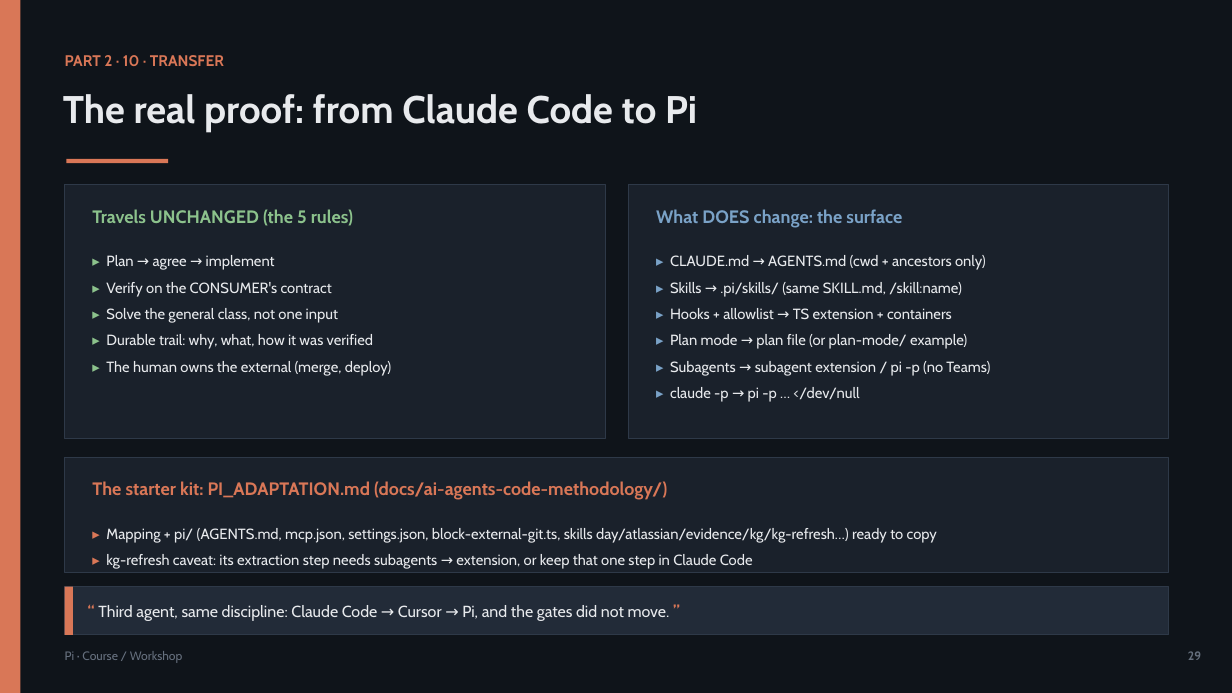
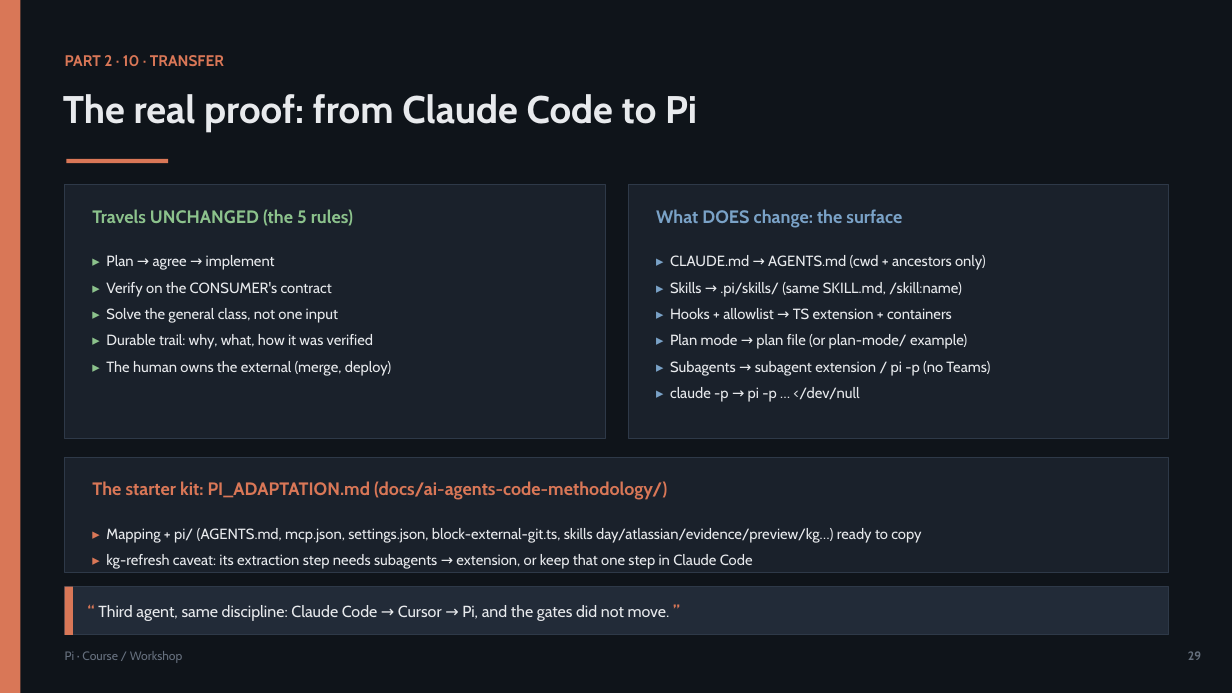
Before and after one commit to olonok69/pi_code_ml_engineer, a slide deck: slide 29 of presentation/Pi_Presentation.pptx. Drawn at 1232x693 pixels with LibreOffice and Linux fonts; fonts in the diff are those of the drawing. Boxes give left, top, right and bottom in pixels: in the first picture for what was removed or moved away, otherwise in the second. Text is boxed around its words. In the diff, an @@ line names an element or a change of style, - is before the commit and + after.

```diff
--- a/presentation/Pi_Presentation.pptx
+++ b/presentation/Pi_Presentation.pptx
@@ text at [106,528,921,543]: text changed @@
-▸ Mapping + pi/ (AGENTS.md, mcp.json, settings.json, block-external-git.ts, skills day/atlassian/evidence/kg/kg-refresh…) ready to copy
+▸ Mapping + pi/ (AGENTS.md, mcp.json, settings.json, block-external-git.ts, skills day/atlassian/evidence/preview/kg…) ready to copy
```
Also in this commit, not shown: 18 other files.
